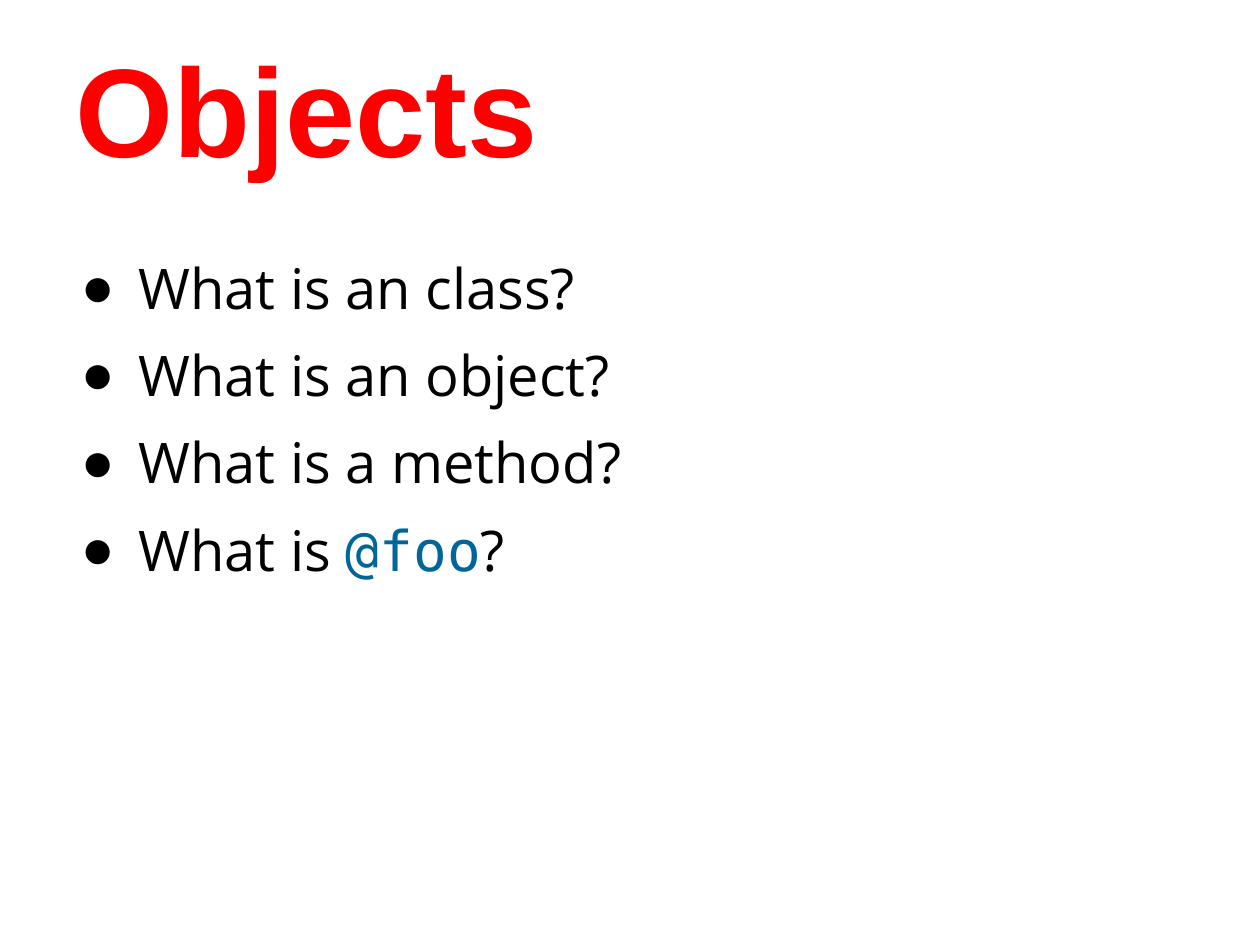
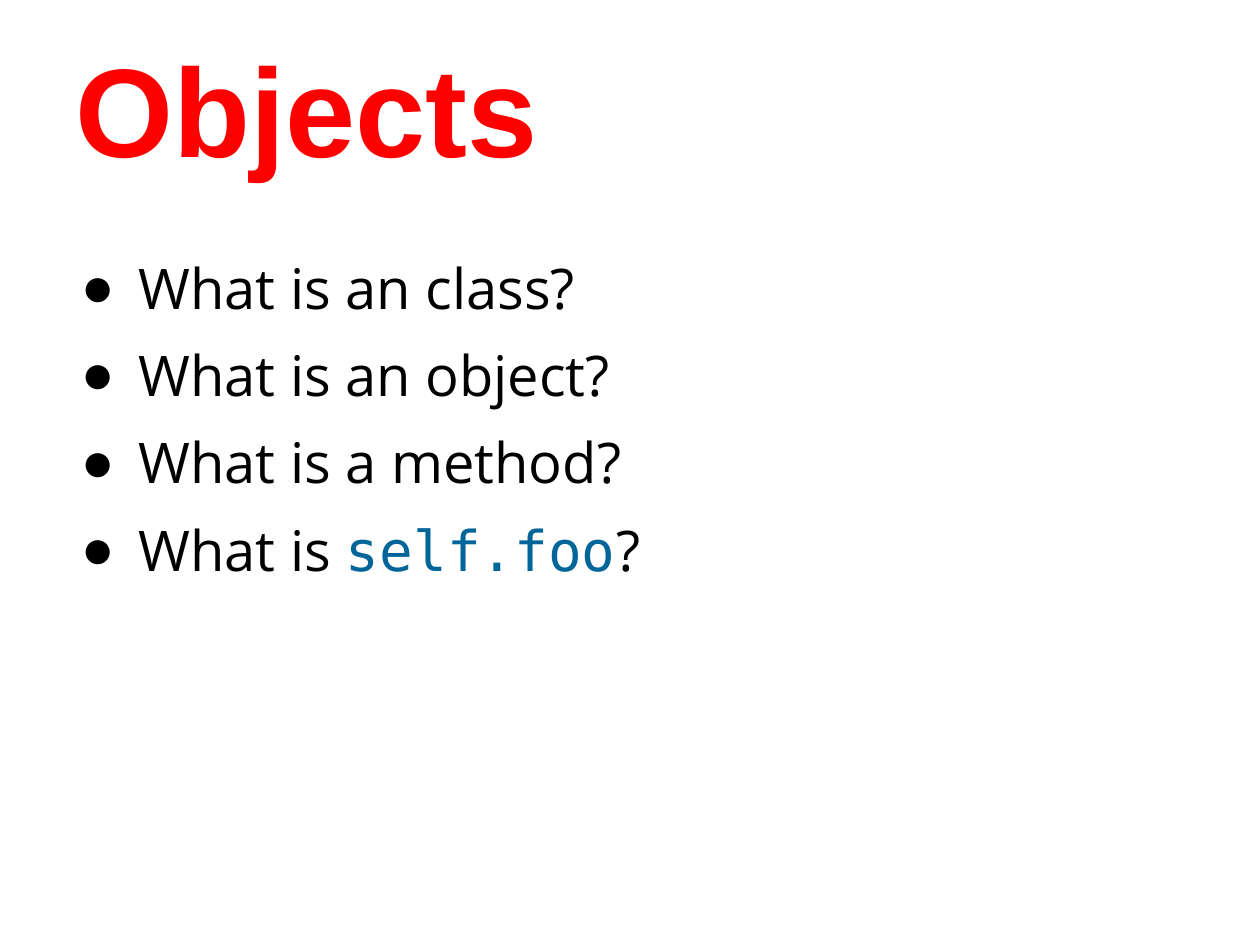
Before and after one commit to humanitiesprogramming/slides, a slide deck: slide 2 of 2017/python/day3-review.pptx. Drawn at 1260x945 pixels with LibreOffice and Linux fonts; fonts in the diff are those of the drawing. Boxes give left, top, right and bottom in pixels: in the first picture for what was removed or moved away, otherwise in the second. Text is boxed around its words. In the diff, an @@ line names an element or a change of style, - is before the commit and + after.

```diff
--- a/2017/python/day3-review.pptx
+++ b/2017/python/day3-review.pptx
@@ text at bbox=[139, 528, 640, 572]: text changed; font Open Sans to DejaVu Sans Mono; text colour #000000 to #006699 @@
-● What is @foo?
+● What is self.foo?
```
Also in this commit, not shown: 2 other slides changed, 2 slides removed, 1 other file.
